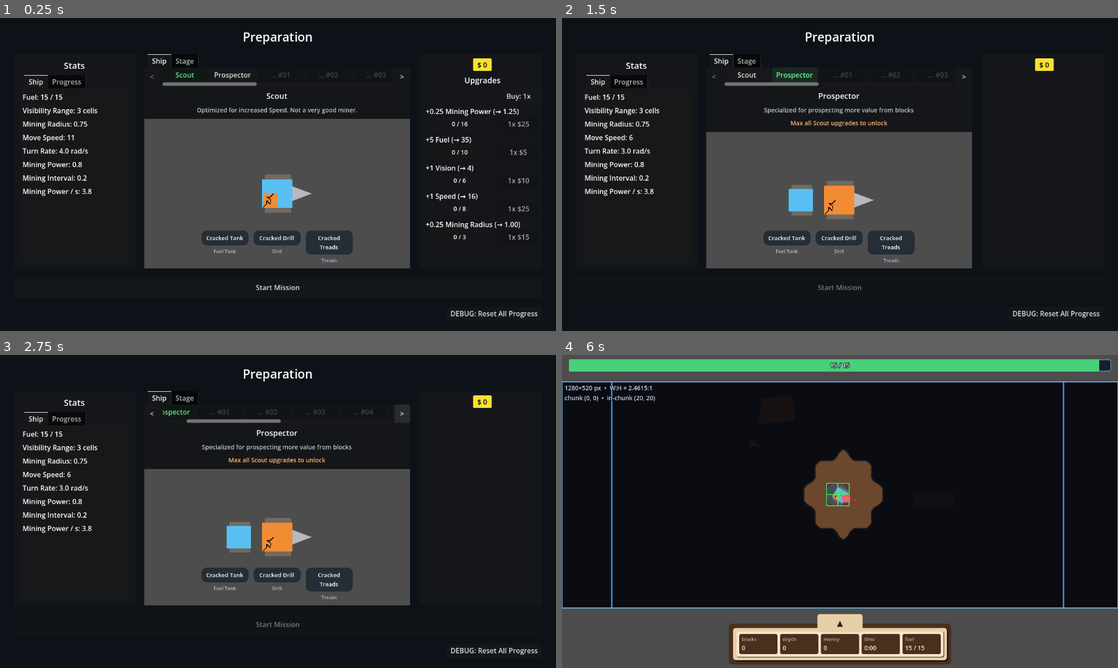
Above: before the commit, frames 1-4 (two rows, left to right).
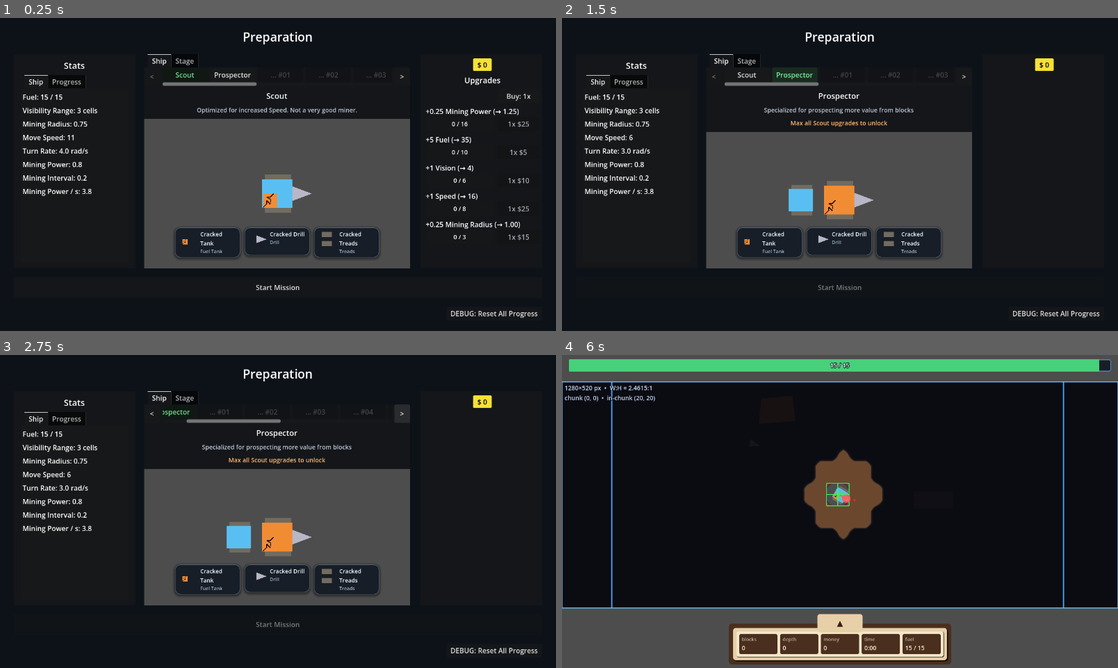
Above: after the commit, the same moments.

Repository: caboyd/blast_game
Game: Godot game, scene res://scenes/prep/Prep.tscn
Two runs of this game, one before a commit and one after it. Both use one fixed random seed, a clock stepped at 60 frames per second and the inputs below.
Inputs:
- Up to frame 1 (0.25 s): no input
- Up to frame 2 (1.5 s): click "Scout" at 0.5 s; click "Prospector" at 1.25 s
- Up to frame 3 (2.75 s): click ">" at 2 s
- Up to frame 4 (6 s): click "Scout" at 2.75 s; click "Prospector" at 3.5 s; click "<" at 4.25 s; click "Scout" at 5 s; click "Start Mission" at 5.75 s

The runs differ from the first frame. In frame 1, 2.5% of the frame differs, in the area x 31-69%, y 66-78%; in frame 2, 2.5%; in frame 3, 2.5%; in frame 4, nothing differs.

Commit message:
Add PrepPartsStrip and GlobalPartsHBox to Prep scene
- Introduced new UI components: PrepPartsStrip and GlobalPartsHBox for enhanced part management.
- Updated Prep.gd to include new properties for part overlays and improved layout handling.
- Refactored existing variables and functions to accommodate the new UI structure and ensure proper resizing behavior.

Diff:
--- a/scenes/prep/Prep.tscn
+++ b/scenes/prep/Prep.tscn
@@ -282,6 +282,27 @@
 
 [node name="World" type="Node2D" parent="Margin/RootVBox/Row/PreviewCol/ShipColumn/ShipTabs/Preview/ShipPreviewStack/SubViewportContainer/SubViewport" unique_id=362404321]
 
+[node name="PrepPartsStrip" type="MarginContainer" parent="Margin/RootVBox/Row/PreviewCol/ShipColumn/ShipTabs/Preview/ShipPreviewStack" unique_id=2100576001]
+layout_mode = 1
+anchors_preset = 12
+anchor_top = 1.0
+anchor_right = 1.0
+anchor_bottom = 1.0
+offset_left = 16.0
+offset_top = -94.0
+offset_right = -16.0
+offset_bottom = -14.0
+grow_horizontal = 2
+grow_vertical = 0
+mouse_filter = 2
+
+[node name="GlobalPartsHBox" type="HBoxContainer" parent="Margin/RootVBox/Row/PreviewCol/ShipColumn/ShipTabs/Preview/ShipPreviewStack/PrepPartsStrip" unique_id=2100576002]
+layout_mode = 2
+size_flags_horizontal = 3
+theme_override_constants/separation = 10
+alignment = 1
+mouse_filter = 2
+
 [node name="Stage" type="MarginContainer" parent="Margin/RootVBox/Row/PreviewCol/ShipColumn/ShipTabs" unique_id=2107525904]
 visible = false
 layout_mode = 2
--- a/scripts/prep/Prep.gd
+++ b/scripts/prep/Prep.gd
@@ -10,6 +10,22 @@
 const _DUMMY_SHIP_STUB_COUNT := 10
 const _STUB_SHIP_PREFIX := "_prep_stub_"
 const _SHIP_PICK_SCROLL_STEP_PX := 140
+
+@export_group("Part Overlay")
+@export var prep_parts_overlay_margins := Vector4(16.0, 14.0, 16.0, 14.0)
+@export var prep_parts_overlay_height: float = 80.0
+@export var prep_part_chip_min_size := Vector2(150.0, 64.0)
+@export var prep_part_chip_spacing: int = 10
+@export var prep_part_chip_bg_color := Color(0.08, 0.11, 0.15, 0.9)
+@export var prep_part_chip_border_color := Color(0.54, 0.72, 0.9, 0.38)
+@export var prep_part_chip_text_color := Color(0.94, 0.97, 1.0, 1.0)
+@export var prep_part_chip_type_color := Color(0.66, 0.74, 0.83, 1.0)
+@export var prep_part_name_font_size: int = 13
+@export var prep_part_type_font_size: int = 11
+@export var prep_part_icon_size := Vector2(42.0, 42.0)
+@export var prep_part_icon_scale: float = 3.0
+@export var prep_part_icon_offset := Vector2.ZERO
+@export var prep_part_show_type_label: bool = true
 
 @onready var _start: Button = $Margin/RootVBox/StartMission
 @onready var _career_label: Label = $"Margin/RootVBox/Row/PreviewCol/StatsPanel/StatsMargin/StatsOuter/StatsTabs/Progress/ProgressVBox/CareerBlocksLabel"
@@ -24,7 +40,9 @@
 @onready var _mining_interval_label: Label = $"Margin/RootVBox/Row/PreviewCol/StatsPanel/StatsMargin/StatsOuter/StatsTabs/Ship/ShipVBox/MiningIntervalLabel"
 @onready var _mining_power_per_sec_label: Label = $"Margin/RootVBox/Row/PreviewCol/StatsPanel/StatsMargin/StatsOuter/StatsTabs/Ship/ShipVBox/MiningPowerPerSecLabel"
 @onready var _world: Node2D = $"Margin/RootVBox/Row/PreviewCol/ShipColumn/ShipTabs/Preview/ShipPreviewStack/SubViewportContainer/SubViewport/World"
-@onready var _ship_prep_subviewport: SubViewport = $"Margin/RootVBox/Row/PreviewCol/ShipColumn/ShipTabs/Preview/ShipPreviewStack/SubViewportContainer/SubViewport"
+@onready var _ship_preview_stack: Control = $Margin/RootVBox/Row/PreviewCol/ShipColumn/ShipTabs/Preview/ShipPreviewStack
+@onready var _prep_parts_strip: MarginContainer = $Margin/RootVBox/Row/PreviewCol/ShipColumn/ShipTabs/Preview/ShipPreviewStack/PrepPartsStrip
+@onready var _prep_parts_hbox: HBoxContainer = $Margin/RootVBox/Row/PreviewCol/ShipColumn/ShipTabs/Preview/ShipPreviewStack/PrepPartsStrip/GlobalPartsHBox
 @onready var _ship_preview_label: Label = $Margin/RootVBox/Row/PreviewCol/ShipColumn/ShipTabs/Preview/ShipLabel
 @onready var _ship_description_label: Label = $Margin/RootVBox/Row/PreviewCol/ShipColumn/ShipTabs/Preview/ShipDescriptionLabel
 @onready var _ship_picker_prev: Button = $Margin/RootVBox/Row/PreviewCol/ShipColumn/ShipTabs/Preview/ShipPickerStrip/ShipPickerPrev
@@ -48,8 +66,6 @@
 ## Root from `ShipData.ship_scene` (implements mining API from `ShipBase`).
 var _preview_ship: Node2D
 var _shop_row_info_labels: Array[Label] = []
-var _prep_parts_ui_layer: CanvasLayer
-var _prep_parts_hbox: HBoxContainer
 
 
 func _ready() -> void:
@@ -89,8 +105,11 @@
 		UpgradeBus.upgrade_purchased.connect(_on_upgrade_purchased)
 	if not GlobalPartRegistry.parts_changed.is_connected(_on_global_parts_changed):
 		GlobalPartRegistry.parts_changed.connect(_on_global_parts_changed)
+	if _ship_preview_stack and not _ship_preview_stack.resized.is_connected(_on_ship_preview_stack_resized):
+		_ship_preview_stack.resized.connect(_on_ship_preview_stack_resized)
 	ShipDataRegistry.reload_active()
 	GameStatistics.apply_active_ship_fuel_baseline()
+	_apply_prep_parts_overlay_layout()
 	_ensure_ship_picker_buttons()
 	_rebuild_preview_ship()
 	_refresh_all()
@@ -109,6 +128,11 @@
 	_rebuild_preview_ship()
 	GameSession.save_career()
 	_refresh_all()
+	call_deferred("_apply_prep_parts_overlay_layout")
+
+
+func _on_ship_preview_stack_resized() -> void:
+	_apply_prep_parts_overlay_layout()
 
 
 func _rebuild_preview_ship() -> void:
@@ -168,97 +192,148 @@
 	_rebuild_global_parts_strip()
 
 
-func _ensure_prep_parts_viewport_ui() -> void:
-	if _ship_prep_subviewport == null:
-		return
-	if _prep_parts_ui_layer != null and is_instance_valid(_prep_parts_ui_layer):
-		return
-	var cl := CanvasLayer.new()
-	cl.layer = 32
-	_ship_prep_subviewport.add_child(cl)
-	_prep_parts_ui_layer = cl
-	var root := Control.new()
-	root.set_anchors_and_offsets_preset(Control.PRESET_FULL_RECT)
-	root.mouse_filter = Control.MOUSE_FILTER_IGNORE
-	cl.add_child(root)
-	var margin := MarginContainer.new()
-	margin.set_anchors_and_offsets_preset(Control.PRESET_FULL_RECT)
-	margin.add_theme_constant_override(&"margin_left", 10)
-	margin.add_theme_constant_override(&"margin_right", 10)
-	margin.add_theme_constant_override(&"margin_bottom", 10)
-	margin.mouse_filter = Control.MOUSE_FILTER_IGNORE
-	root.add_child(margin)
-	var outer := VBoxContainer.new()
-	outer.set_anchors_and_offsets_preset(Control.PRESET_FULL_RECT)
-	outer.mouse_filter = Control.MOUSE_FILTER_IGNORE
-	margin.add_child(outer)
-	var spacer := Control.new()
-	spacer.size_flags_vertical = Control.SIZE_EXPAND_FILL
-	spacer.mouse_filter = Control.MOUSE_FILTER_IGNORE
-	outer.add_child(spacer)
-	var hbox := HBoxContainer.new()
-	hbox.mouse_filter = Control.MOUSE_FILTER_IGNORE
-	hbox.alignment = BoxContainer.ALIGNMENT_CENTER
-	hbox.add_theme_constant_override(&"separation", 12)
-	outer.add_child(hbox)
-	_prep_parts_hbox = hbox
-
-
 func _prep_part_slot_style() -> StyleBoxFlat:
 	var sb := StyleBoxFlat.new()
-	sb.bg_color = Color(0.14, 0.17, 0.21, 0.96)
+	sb.bg_color = prep_part_chip_bg_color
+	sb.border_color = prep_part_chip_border_color
+	sb.set_border_width_all(1)
 	sb.set_corner_radius_all(12)
-	sb.content_margin_left = 10
-	sb.content_margin_top = 8
+	sb.shadow_color = Color(0.0, 0.0, 0.0, 0.38)
+	sb.shadow_size = 6
+	sb.shadow_offset = Vector2(0, 2)
+	sb.content_margin_left = 8
+	sb.content_margin_top = 6
 	sb.content_margin_right = 10
-	sb.content_margin_bottom = 8
+	sb.content_margin_bottom = 6
 	return sb
 
 
-func _prep_make_part_chip(part_id: StringName) -> Control:
+func _apply_prep_parts_overlay_layout() -> void:
+	if _prep_parts_strip:
+		_prep_parts_strip.set_anchor(SIDE_LEFT, 0.0)
+		_prep_parts_strip.set_anchor(SIDE_TOP, 1.0)
+		_prep_parts_strip.set_anchor(SIDE_RIGHT, 1.0)
+		_prep_parts_strip.set_anchor(SIDE_BOTTOM, 1.0)
+		_prep_parts_strip.offset_left = prep_parts_overlay_margins.x
+		_prep_parts_strip.offset_top = -prep_parts_overlay_height - prep_parts_overlay_margins.y
+		_prep_parts_strip.offset_right = -prep_parts_overlay_margins.z
+		_prep_parts_strip.offset_bottom = -prep_parts_overlay_margins.w
+		_prep_parts_strip.grow_horizontal = Control.GROW_DIRECTION_BOTH
+		_prep_parts_strip.grow_vertical = Control.GROW_DIRECTION_BEGIN
+		_prep_parts_strip.size_flags_horizontal = Control.SIZE_EXPAND_FILL
+		_prep_parts_strip.size_flags_vertical = Control.SIZE_SHRINK_BEGIN
+	if _prep_parts_hbox:
+		_prep_parts_hbox.add_theme_constant_override(&"separation", prep_part_chip_spacing)
+		_prep_parts_hbox.size_flags_vertical = Control.SIZE_SHRINK_BEGIN
+
+
+func _prep_type_display_name(type_key: StringName) -> String:
+	return String(type_key).replace("_", " ").capitalize()
+
+
+func _prep_make_part_icon(pd: GlobalPartData) -> Control:
+	var ps: PackedScene
+	if pd != null:
+		ps = pd.prep_icon_scene if pd.prep_icon_scene != null else pd.ship_scene
+	if ps == null:
+		var fallback := Label.new()
+		fallback.custom_minimum_size = prep_part_icon_size
+		fallback.text = "?"
+		fallback.horizontal_alignment = HORIZONTAL_ALIGNMENT_CENTER
+		fallback.vertical_alignment = VERTICAL_ALIGNMENT_CENTER
+		fallback.add_theme_font_size_override(&"font_size", 24)
+		fallback.add_theme_color_override(&"font_color", prep_part_chip_type_color)
+		fallback.mouse_filter = Control.MOUSE_FILTER_IGNORE
+		fallback.size_flags_vertical = Control.SIZE_SHRINK_BEGIN
+		return fallback
+
+	var viewport_container := SubViewportContainer.new()
+	viewport_container.custom_minimum_size = prep_part_icon_size
+	viewport_container.stretch = true
+	viewport_container.mouse_filter = Control.MOUSE_FILTER_IGNORE
+	viewport_container.size_flags_vertical = Control.SIZE_SHRINK_BEGIN
+
+	var viewport := SubViewport.new()
+	viewport.size = Vector2i(
+		int(maxf(1.0, prep_part_icon_size.x)),
+		int(maxf(1.0, prep_part_icon_size.y))
+	)
+	viewport.transparent_bg = true
+	viewport.handle_input_locally = false
+	viewport.render_target_update_mode = SubViewport.UPDATE_ALWAYS
+	viewport_container.add_child(viewport)
+
+	var icon_root := Node2D.new()
+	icon_root.position = Vector2(viewport.size) * 0.5 + prep_part_icon_offset
+	viewport.add_child(icon_root)
+
+	var icon_node := ps.instantiate() as Node2D
+	if icon_node != null:
+		icon_node.scale = Vector2.ONE * prep_part_icon_scale
+		icon_root.add_child(icon_node)
+
+	return viewport_container
+
+
+func _prep_make_part_chip(type_key: StringName, part_id: StringName) -> Control:
 	var pd: GlobalPartData = GlobalPartRegistry.get_part_data(part_id)
-	var name_txt: String = "?"
-	var type_txt: String = ""
+	var name_txt: String = "Empty"
+	var type_txt: String = _prep_type_display_name(type_key)
 	if pd != null:
 		name_txt = pd.display_name
 		type_txt = String(pd.part_type).replace("_", " ").capitalize()
-	var col := VBoxContainer.new()
-	col.add_theme_constant_override(&"separation", 6)
-	col.mouse_filter = Control.MOUSE_FILTER_IGNORE
 	var panel := PanelContainer.new()
-	panel.custom_minimum_size = Vector2(108, 0)
+	panel.custom_minimum_size = prep_part_chip_min_size
 	panel.mouse_filter = Control.MOUSE_FILTER_IGNORE
+	panel.size_flags_vertical = Control.SIZE_SHRINK_BEGIN
 	panel.add_theme_stylebox_override(&"panel", _prep_part_slot_style())
+	var row := HBoxContainer.new()
+	row.add_theme_constant_override(&"separation", 8)
+	row.alignment = BoxContainer.ALIGNMENT_CENTER
+	row.mouse_filter = Control.MOUSE_FILTER_IGNORE
+	row.size_flags_vertical = Control.SIZE_SHRINK_BEGIN
+	panel.add_child(row)
+	row.add_child(_prep_make_part_icon(pd))
+	var text_col := VBoxContainer.new()
+	text_col.add_theme_constant_override(&"separation", 2)
+	text_col.size_flags_horizontal = Control.SIZE_EXPAND_FILL
+	text_col.size_flags_vertical = Control.SIZE_SHRINK_BEGIN
+	text_col.mouse_filter = Control.MOUSE_FILTER_IGNORE
+	row.add_child(text_col)
 	var name_lbl := Label.new()
 	name_lbl.text = name_txt
-	name_lbl.horizontal_alignment = HORIZONTAL_ALIGNMENT_CENTER
+	name_lbl.horizontal_alignment = HORIZONTAL_ALIGNMENT_LEFT
 	name_lbl.vertical_alignment = VERTICAL_ALIGNMENT_CENTER
 	name_lbl.autowrap_mode = TextServer.AUTOWRAP_WORD_SMART
-	name_lbl.add_theme_font_size_override(&"font_size", 13)
+	name_lbl.add_theme_font_size_override(&"font_size", prep_part_name_font_size)
+	name_lbl.add_theme_color_override(&"font_color", prep_part_chip_text_color)
 	name_lbl.mouse_filter = Control.MOUSE_FILTER_IGNORE
-	panel.add_child(name_lbl)
+	name_lbl.max_lines_visible = 2
+	name_lbl.text_overrun_behavior = TextServer.OVERRUN_TRIM_ELLIPSIS
+	text_col.add_child(name_lbl)
 	var type_lbl := Label.new()
 	type_lbl.text = type_txt
-	type_lbl.horizontal_alignment = HORIZONTAL_ALIGNMENT_CENTER
-	type_lbl.add_theme_font_size_override(&"font_size", 11)
-	type_lbl.add_theme_color_override(&"font_color", Color(0.72, 0.76, 0.82))
+	type_lbl.visible = prep_part_show_type_label
+	type_lbl.horizontal_alignment = HORIZONTAL_ALIGNMENT_LEFT
+	type_lbl.add_theme_font_size_override(&"font_size", prep_part_type_font_size)
+	type_lbl.add_theme_color_override(&"font_color", prep_part_chip_type_color)
 	type_lbl.mouse_filter = Control.MOUSE_FILTER_IGNORE
-	col.add_child(panel)
-	col.add_child(type_lbl)
-	return col
+	text_col.add_child(type_lbl)
+	return panel
 
 
 func _rebuild_global_parts_strip() -> void:
-	_ensure_prep_parts_viewport_ui()
 	if _prep_parts_hbox == null:
 		return
+	_apply_prep_parts_overlay_layout()
 	for c in _prep_parts_hbox.get_children():
 		_prep_parts_hbox.remove_child(c)
 		c.queue_free()
 	var order: Array[StringName] = [&"fuel_tank", &"drill", &"treads"]
 	for type_key in order:
 		var pid: StringName = GlobalPartRegistry.get_equipped_for_type_key(type_key)
-		_prep_parts_hbox.add_child(_prep_make_part_chip(pid))
+		_prep_parts_hbox.add_child(_prep_make_part_chip(type_key, pid))
+	call_deferred("_apply_prep_parts_overlay_layout")
 
 
 func _on_global_parts_changed() -> void:
